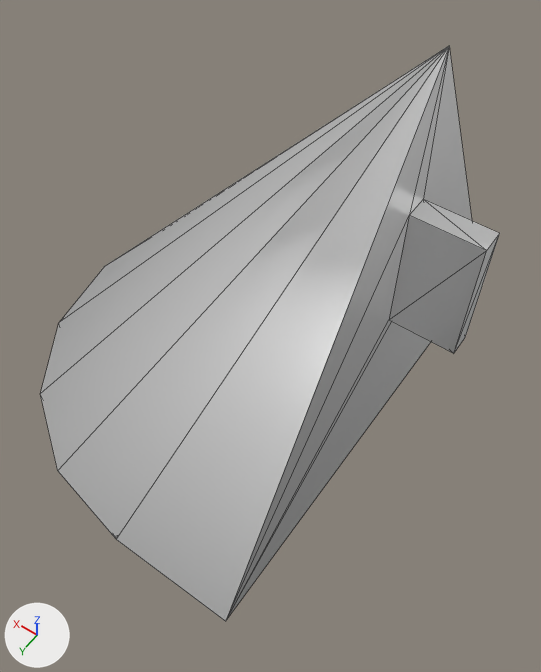
Two versions of the glTF model GLBFiles/Beleuchtung/Lampen/Campus.glb, one commit apart.
The view is the same before and after, from a camera (50 mm lens) standing at (-0.065, 0.412, 0.346) and looking at (0.184, 0.063, -0.203). Arrows for +X, +Y and +Z are at lower left; the lights stay in place. The picture after the commit comes second. Mesh edges are drawn as thin lines. Where no turn or scale is listed for an object, it has been applied to the vertices.
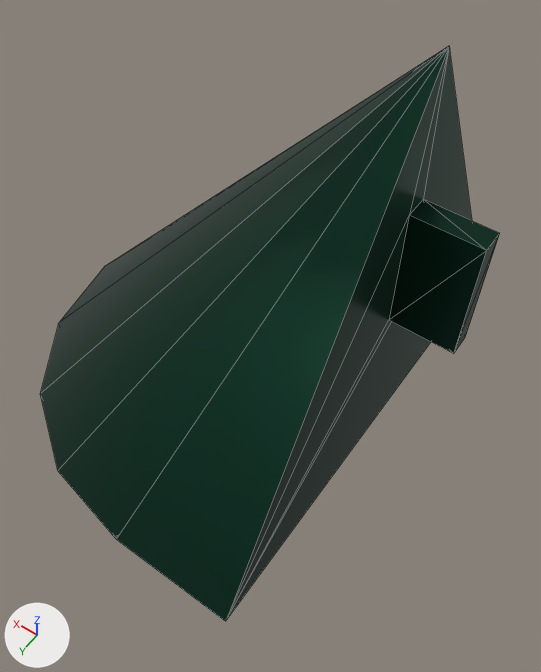
Where the change shows, as pixel boxes [x1, y1, x2, y2] in the pictures (541 x 672 px):
'Cylinder', surface changed (white to green)
    both: [40, 46, 500, 621]

Edits to the bpy script that builds the scene:
```text
Add img_ral_6005_moosgruen:
    img_ral_6005_moosgruen = load_image('RAL_6005_Moosgruen', '_unpacked/RAL_6005_Moosgruen', 16, 16, 'sRGB')
Change mat_material:
    remove mat_material.base_color = (1.0, 1.0, 1.0)  # white #ffffff
    add mat_material.texture = img_ral_6005_moosgruen
```
